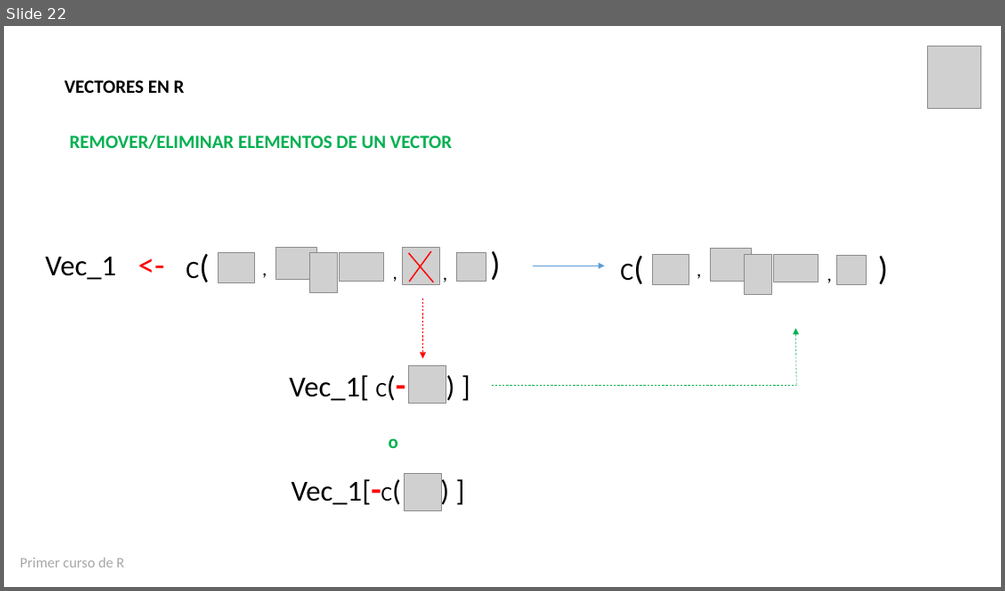
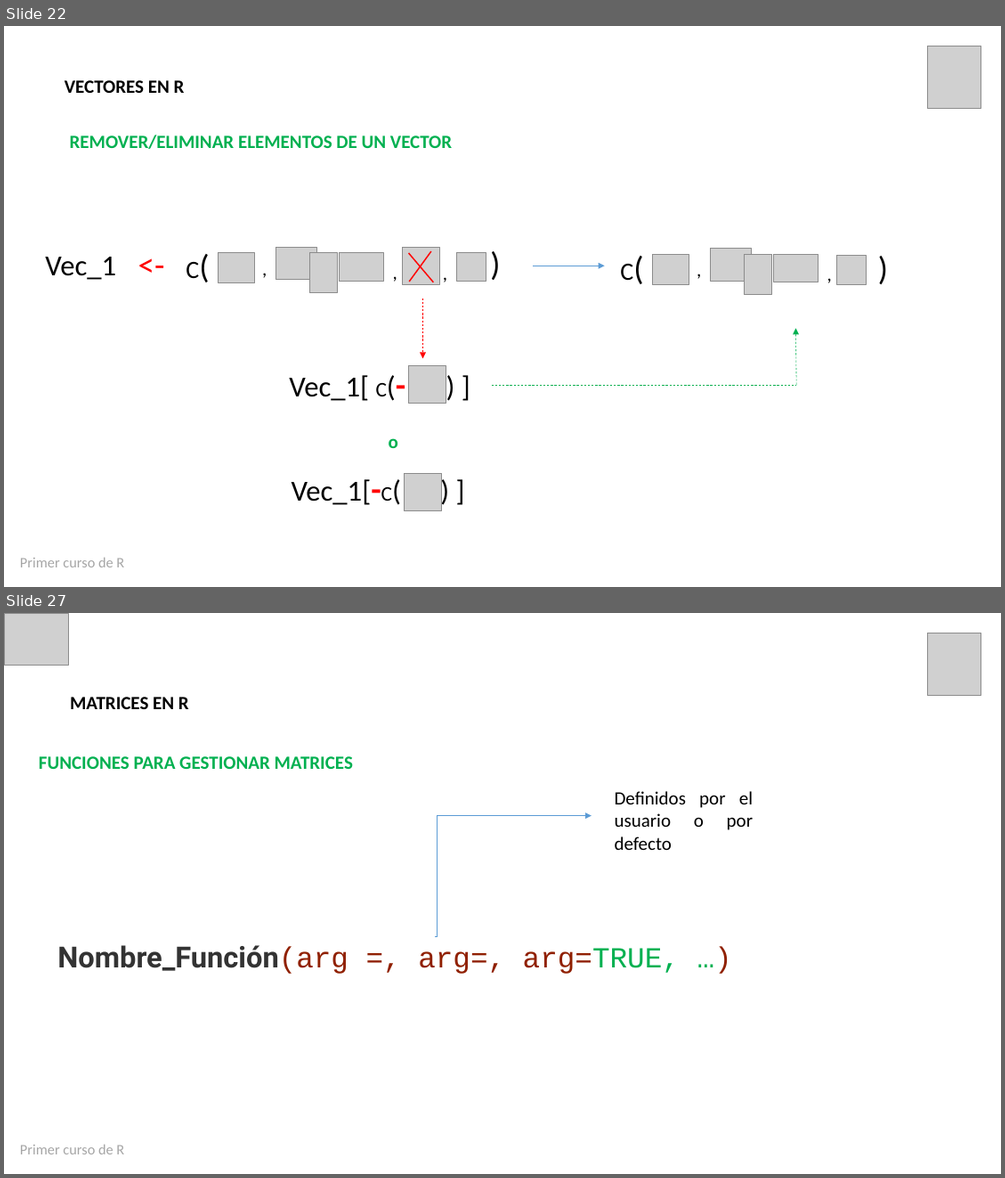
Before and after one commit to estadisticaun/Rbasico, a slide deck: Presentaciones/Presentación Sesión 3 21-08-2020.pptx. Shown one above the other, each under a label of ours: slide 22 before the commit, slides 22 and 27 after it; the slides between them are not shown. The pictures are 1005x591 and 1005x1178 pixels, drawn with LibreOffice and Linux fonts; fonts in the diff are those of the drawing; grey boxes stand for pictures. Boxes give left, top, right and bottom in pixels: in the first picture for what was removed or moved away, otherwise in the second. Text is boxed around its words. In the diff, an @@ line names an element or a change of style, - is before the commit and + after.

```diff
--- a/Presentaciones/Presentación Sesión 3 21-08-2020.pptx
+++ b/Presentaciones/Presentación Sesión 3 21-08-2020.pptx
@@ slide 27 added at (4, 613, 1001, 1174), background #FFFFFF @@
@@ picture added at (4, 614, 68, 666) @@
@@ picture added at (928, 633, 981, 695) @@
@@ text added at (70, 697, 189, 709), 18 pt, text #000000, bold @@
+MATRICES EN R
@@ text added at (39, 756, 353, 769), 18 pt, text #00B050, bold @@
+FUNCIONES PARA GESTIONAR MATRICES
@@ text added at (615, 791, 752, 850), 18 pt, text #000000 @@
+Definidos por el usuario o por defecto
@@ elbow arrow added from (436, 937) to (591, 816), #5B9BD5 0.5 pt @@
@@ text added at (57, 945, 680, 973), 28 pt, text #902000 @@
+Nombre_Función(arg =, arg=, arg=TRUE, …)
@@ text added at (20, 1144, 124, 1154), 14 pt, text #A6A6A6 @@
+Primer curso de R
```
Also in this commit, not shown: 4 other slides added, 20 other files.
